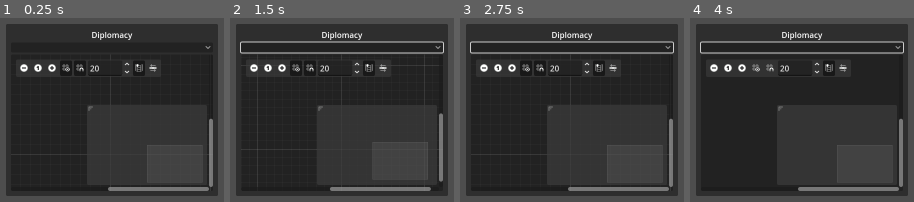
Above: before the commit, frames 1-4 (left to right).
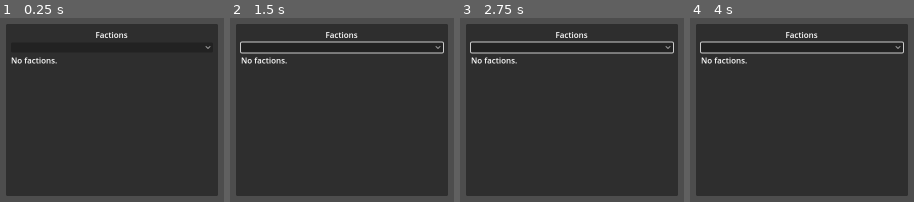
Above: after the commit, the same moments.

Repository: batazor/breakpoint
Game: Godot game, scene res://scenes/ui/diplomacy_panel.tscn
The game is run twice, just before and just after one commit, with the same random seed, the same clock (stepped at 60 frames per second) and the same inputs. This scene is started directly instead of the project's main scene.
Inputs (mouse positions are in pixels of both pictures, inside the frame that each line leads up to):
- Up to frame 1 (0.25 s): no input
- Up to frame 2 (1.5 s): click (342, 47) at 0.5 s; click (254, 67) at 1.27 s
- Up to frame 3 (2.75 s): click (511, 67) at 2.02 s
- Up to frame 4 (4 s): click (754, 67) at 2.77 s; click (770, 67) at 3.52 s

The runs differ from the first frame. In frame 1, 3.9% of the frame differs, in the area x 4-96%, y 7-95%; in frame 2, 4.0%; in frame 3, 3.9%; in frame 4, 3.7%.

Commit message:
upd

Diff:
--- a/project.godot
+++ b/project.godot
@@ -29,6 +29,10 @@
 [editor_plugins]
 
 enabled=PackedStringArray("res://addons/tile_sides_editor/plugin.cfg")
+
+[autoload]
+
+GameStore="*res://scripts/game_store.gd"
 
 [input]
 
--- a/scenes/main.tscn
+++ b/scenes/main.tscn
@@ -8,6 +8,7 @@
 [ext_resource type="PackedScene" path="res://scenes/ui/time_controls.tscn" id="6"]
 [ext_resource type="PackedScene" path="res://scenes/ui/selection_badge.tscn" id="7"]
 [ext_resource type="PackedScene" path="res://scenes/ui/help_overlay.tscn" id="8"]
+[ext_resource type="Script" path="res://scripts/faction_system.gd" id="9"]
 
 [sub_resource type="Environment" id="1"]
 
@@ -35,6 +36,9 @@
 [node name="WorldEnvironment" type="WorldEnvironment" parent="."]
 environment = SubResource("1")
 
+[node name="FactionSystem" type="Node" parent="."]
+script = ExtResource("9")
+
 [node name="DayNightCycle" type="Node3D" parent="."]
 script = ExtResource("5")
 sun_path = NodePath("../DirectionalLight3D")
--- /dev/null
+++ b/scenes/resources/coal.tscn
@@ -0,0 +1,18 @@
+[gd_scene load_steps=3 format=3]
+
+[sub_resource type="SphereMesh" id="1"]
+radius = 0.28
+rings = 14
+radial_segments = 18
+
+[sub_resource type="StandardMaterial3D" id="2"]
+albedo_color = Color(0.08, 0.08, 0.1, 1)
+roughness = 0.35
+metallic = 0.05
+
+[node name="CoalResource" type="Node3D"]
+
+[node name="Chunk" type="MeshInstance3D" parent="."]
+transform = Transform3D(1, 0, 0, 0, 1, 0, 0, 0, 1, 0, 0.28, 0)
+mesh = SubResource("1")
+material_override = SubResource("2")
--- /dev/null
+++ b/scenes/resources/gold.tscn
@@ -0,0 +1,18 @@
+[gd_scene load_steps=3 format=3]
+
+[sub_resource type="SphereMesh" id="1"]
+radius = 0.25
+rings = 18
+radial_segments = 24
+
+[sub_resource type="StandardMaterial3D" id="2"]
+albedo_color = Color(0.9, 0.75, 0.2, 1)
+metallic = 0.85
+roughness = 0.18
+
+[node name="GoldResource" type="Node3D"]
+
+[node name="Nugget" type="MeshInstance3D" parent="."]
+transform = Transform3D(1, 0, 0, 0, 1, 0, 0, 0, 1, 0, 0.25, 0)
+mesh = SubResource("1")
+material_override = SubResource("2")
--- /dev/null
+++ b/scenes/resources/wood.tscn
@@ -0,0 +1,30 @@
+[gd_scene load_steps=5 format=3]
+
+[sub_resource type="CylinderMesh" id="1"]
+radius = 0.12
+height = 0.6
+
+[sub_resource type="SphereMesh" id="2"]
+radius = 0.35
+rings = 16
+radial_segments = 24
+
+[sub_resource type="StandardMaterial3D" id="3"]
+albedo_color = Color(0.45, 0.3, 0.18, 1)
+roughness = 0.8
+
+[sub_resource type="StandardMaterial3D" id="4"]
+albedo_color = Color(0.18, 0.45, 0.2, 1)
+roughness = 0.6
+
+[node name="WoodResource" type="Node3D"]
+
+[node name="Trunk" type="MeshInstance3D" parent="."]
+transform = Transform3D(1, 0, 0, 0, 1, 0, 0, 0, 1, 0, 0.3, 0)
+mesh = SubResource("1")
+material_override = SubResource("3")
+
+[node name="Leaves" type="MeshInstance3D" parent="."]
+transform = Transform3D(1, 0, 0, 0, 1, 0, 0, 0, 1, 0, 0.75, 0)
+mesh = SubResource("2")
+material_override = SubResource("4")
--- a/scenes/ui/build_menu.tscn
+++ b/scenes/ui/build_menu.tscn
@@ -112,32 +112,31 @@
 size_flags_vertical = 3
 columns = 2
 
-[node name="Diplomacy" type="MarginContainer" parent="BuildPanel/PanelMargin/PanelVBox/Tabs"]
+[node name="Factions" type="MarginContainer" parent="BuildPanel/PanelMargin/PanelVBox/Tabs"]
 script = ExtResource("4")
-graph_edit_path = NodePath("DiploVBox/DiploGraph")
 focus_selector_path = NodePath("DiploVBox/DiploFocus")
+details_label_path = NodePath("DiploVBox/DiploDetails")
 size_flags_horizontal = 3
 size_flags_vertical = 3
 
-[node name="DiploVBox" type="VBoxContainer" parent="BuildPanel/PanelMargin/PanelVBox/Tabs/Diplomacy"]
+[node name="DiploVBox" type="VBoxContainer" parent="BuildPanel/PanelMargin/PanelVBox/Tabs/Factions"]
 size_flags_horizontal = 3
 size_flags_vertical = 3
 
-[node name="DiploTitle" type="Label" parent="BuildPanel/PanelMargin/PanelVBox/Tabs/Diplomacy/DiploVBox"]
-text = "Diplomacy"
+[node name="DiploTitle" type="Label" parent="BuildPanel/PanelMargin/PanelVBox/Tabs/Factions/DiploVBox"]
+text = "Factions"
 
-[node name="DiploFocus" type="OptionButton" parent="BuildPanel/PanelMargin/PanelVBox/Tabs/Diplomacy/DiploVBox"]
+[node name="DiploFocus" type="OptionButton" parent="BuildPanel/PanelMargin/PanelVBox/Tabs/Factions/DiploVBox"]
 unique_name_in_owner = true
 size_flags_horizontal = 3
 
-[node name="DiploGraph" type="GraphEdit" parent="BuildPanel/PanelMargin/PanelVBox/Tabs/Diplomacy/DiploVBox"]
+[node name="DiploDetails" type="RichTextLabel" parent="BuildPanel/PanelMargin/PanelVBox/Tabs/Factions/DiploVBox"]
 unique_name_in_owner = true
 size_flags_horizontal = 3
 size_flags_vertical = 3
-min_size = Vector2(360, 240)
-right_disconnects = false
-scroll_offset = Vector2(0, 0)
-zoom = 1.0
+fit_content = true
+bbcode_enabled = false
+text = "No factions."
 
 [node name="HintLabel" type="Label" parent="BuildPanel/PanelMargin/PanelVBox"]
 unique_name_in_owner = true
--- a/scenes/ui/diplomacy_panel.tscn
+++ b/scenes/ui/diplomacy_panel.tscn
@@ -5,8 +5,8 @@
 [node name="DiplomacyPanel" type="CanvasLayer"]
 layer = 4
 script = ExtResource("1")
-graph_edit_path = NodePath("Panel/Margin/VBox/Graph")
 focus_selector_path = NodePath("Panel/Margin/VBox/FocusSelect")
+details_label_path = NodePath("Panel/Margin/VBox/Details")
 
 [node name="Panel" type="PanelContainer" parent="."]
 anchor_left = 1.0
@@ -31,18 +31,17 @@
 size_flags_vertical = 3
 
 [node name="Title" type="Label" parent="Panel/Margin/VBox"]
-text = "Diplomacy"
+text = "Factions"
 horizontal_alignment = 1
 
 [node name="FocusSelect" type="OptionButton" parent="Panel/Margin/VBox"]
 unique_name_in_owner = true
 size_flags_horizontal = 3
 
-[node name="Graph" type="GraphEdit" parent="Panel/Margin/VBox"]
+[node name="Details" type="RichTextLabel" parent="Panel/Margin/VBox"]
 unique_name_in_owner = true
 size_flags_horizontal = 3
 size_flags_vertical = 3
-min_size = Vector2(380, 260)
-right_disconnects = false
-scroll_offset = Vector2(0, 0)
-zoom = 1.0
+fit_content = true
+bbcode_enabled = false
+text = "No factions."
--- a/scripts/build_controller.gd
+++ b/scripts/build_controller.gd
@@ -61,6 +61,7 @@
 var building_at: Dictionary = {} # axial -> building_id
 var building_counter: Dictionary = {} # res_id -> int
 var _current_owner_override: StringName = StringName("")
+var _default_factions_registered: bool = false
 const HEX_DIRS: Array[Vector2i] = [
 	Vector2i(1, 0),
 	Vector2i(1, -1),
@@ -69,6 +70,12 @@
 	Vector2i(-1, 1),
 	Vector2i(0, 1),
 ]
+
+
+func _enter_tree() -> void:
+	# Ensure core game data exists before UI _ready runs (Godot calls _ready bottom-up).
+	_resolve_faction_system()
+	_register_default_factions()
 
 
 func _ready() -> void:
@@ -375,6 +382,9 @@
 func _register_default_factions() -> void:
 	if faction_system == null:
 		return
+	if _default_factions_registered:
+		return
+	_default_factions_registered = true
 	var ids: Array[StringName] = []
 	ids.append_array(kingdom_factions)
 	ids.append(faction_bandits)
--- a/scripts/faction.gd
+++ b/scripts/faction.gd
@@ -6,3 +6,6 @@
 @export var relations: Dictionary = {} # FactionId -> float
 @export var assets_buildings: Array[StringName] = []
 @export var assets_cells: Array[Vector2i] = []
+@export var resources: Dictionary = {
+	"food": 0,
+} # resource_id -> int amount
--- a/scripts/faction_system.gd
+++ b/scripts/faction_system.gd
@@ -12,20 +12,36 @@
 var building_axial: Dictionary = {} # building_id -> Vector2i
 var building_position: Dictionary = {} # building_id -> Vector3
 var npc_data: Dictionary = {} # npc_id -> NPC
+var game_store: Node
+
+signal resources_changed(faction_id: StringName, resource_id: StringName, amount: int)
 
 signal building_transferred(building_id: StringName, new_owner: StringName)
 signal role_assigned(building_id: StringName, role_id: StringName, npc_id: StringName)
 signal role_vacated(building_id: StringName, role_id: StringName, npc_id: StringName)
+signal factions_changed
+
+
+func _enter_tree() -> void:
+	# Group early so other nodes can find the system during their _ready.
+	add_to_group("faction_system")
 
 
 func _ready() -> void:
-	add_to_group("faction_system")
+	_resolve_game_store()
 
 
 func register_faction(faction: Faction) -> void:
 	if faction == null or faction.id == StringName(""):
 		return
+	if faction.resources == null:
+		faction.resources = {}
 	factions[faction.id] = faction
+	if game_store == null:
+		_resolve_game_store()
+	if game_store != null:
+		game_store.register_faction(faction)
+	emit_signal("factions_changed")
 
 
 func register_npc(npc: NPC) -> void:
@@ -103,6 +119,38 @@
 	return building_position.get(building_id, Vector3.ZERO)
 
 
+func resource_amount(faction_id: StringName, resource_id: StringName) -> int:
+	var f: Faction = factions.get(faction_id, null)
+	if f == null or resource_id == StringName(""):
+		return 0
+	return int(f.resources.get(resource_id, 0))
+
+
+func add_resource(faction_id: StringName, resource_id: StringName, amount: int) -> void:
+	if amount == 0 or faction_id == StringName("") or resource_id == StringName(""):
+		return
+	var f: Faction = factions.get(faction_id, null)
+	if f == null:
+		return
+	var current: int = int(f.resources.get(resource_id, 0))
+	var next: int = current + amount
+	if next < 0:
+		next = 0
+	f.resources[resource_id] = next
+	emit_signal("resources_changed", faction_id, resource_id, next)
+
+
+func set_resource_amount(faction_id: StringName, resource_id: StringName, amount: int) -> void:
+	if faction_id == StringName("") or resource_id == StringName(""):
+		return
+	var f: Faction = factions.get(faction_id, null)
+	if f == null:
+		return
+	var next: int = max(amount, 0)
+	f.resources[resource_id] = next
+	emit_signal("resources_changed", faction_id, resource_id, next)
+
+
 func _add_asset_building(faction_id: StringName, building_id: StringName) -> void:
 	if faction_id == StringName(""):
 		return
@@ -120,3 +168,11 @@
 	if f == null:
 		return
 	f.assets_buildings.erase(building_id)
+
+
+func _resolve_game_store() -> void:
+	if game_store != null:
+		return
+	game_store = get_tree().get_first_node_in_group("game_store") as GameStore
+	if game_store == null:
+		game_store = get_node_or_null("/root/GameStore") as GameStore
--- a/scripts/game_resource.gd
+++ b/scripts/game_resource.gd
@@ -9,6 +9,7 @@
 @export var category: String = "resource"
 @export var description: String = ""
 @export var roles: Array = [] # Array[Dictionary] {role_id, max_slots}
+@export var resource_delta_per_hour: Dictionary = {} # resource_id -> int (positive = produce, negative = consume)
 
 
 func can_build_on(biome_name: String) -> bool:
--- /dev/null
+++ b/scripts/game_store.gd
@@ -0,0 +1,24 @@
+extends Node
+
+signal factions_changed
+signal world_ready
+
+var factions: Dictionary = {}
+
+
+func _enter_tree() -> void:
+	# Register group early so other nodes can find the store during their _ready.
+	add_to_group("game_store")
+
+
+func register_faction(faction) -> void:
+	if faction == null or not ("id" in faction) or String(faction.id).is_empty():
+		return
+	factions[faction.id] = faction
+	emit_signal("factions_changed")
+	if is_ready():
+		emit_signal("world_ready")
+
+
+func is_ready() -> bool:
+	return factions.size() > 0
--- a/scripts/ui/build_menu.gd
+++ b/scripts/ui/build_menu.gd
@@ -8,7 +8,7 @@
 @export var resources: Array[GameResource] = []
 @export var buildings: Array[GameResource] = []
 @export var characters: Array[GameResource] = []
-@export var resources_yaml_path: String = "res://resources.yaml"
+@export var resources_yaml_path: String = "res://building.yaml"
 @export var use_yaml_resources: bool = true
 
 @onready var resources_grid: GridContainer = %ResourcesGrid
@@ -137,6 +137,8 @@
 
 		if entry.has("roles") and entry["roles"] is Array:
 			res.roles = entry["roles"]
+		if entry.has("resource_delta_per_hour") and entry["resource_delta_per_hour"] is Dictionary:
+			res.resource_delta_per_hour = entry["resource_delta_per_hour"]
 
 		res.category = String(entry.get("category", "resource")).to_lower()
 		parsed.append(res)
@@ -288,6 +290,8 @@
 	var collecting_list := false
 	var collecting_roles := false
 	var current_role: Dictionary = {}
+	var collecting_dict := false
+	var current_dict_key := ""
 
 	for line in lines:
 		var trimmed := line.strip_edges()
@@ -307,6 +311,8 @@
 					current["roles"].append(current_role.duplicate())
 				collecting_roles = false
 				current_role = {}
+			collecting_dict = false
+			current_dict_key = ""
 			_commit_resource_entry(entries, current)
 			current = {"key": trimmed.rstrip(":")}
 			collecting_list = false
@@ -318,6 +324,12 @@
 		if trimmed == "buildable_tiles:":
 			collecting_list = true
 			current["buildable_tiles"] = []
+			continue
+
+		if trimmed == "resource_delta_per_hour:":
+			collecting_dict = true
+			current_dict_key = "resource_delta_per_hour"
+			current[current_dict_key] = {}
 			continue
 
 		if trimmed == "roles:":
@@ -350,6 +362,17 @@
 			current["buildable_tiles"].append(val)
 			continue
 
+		if collecting_dict:
+			if trimmed.find(":") >= 0:
+				var sep_d := trimmed.find(":")
+				var k_d := trimmed.substr(0, sep_d).strip_edges()
+				var v_d := trimmed.substr(sep_d + 1, trimmed.length()).strip_edges()
+				current[current_dict_key][k_d] = _parse_scalar(v_d)
+				continue
+			else:
+				collecting_dict = false
+				current_dict_key = ""
+
 		collecting_list = false
 		var sep := trimmed.find(":")
 		if sep < 0:
--- a/scripts/ui/diplomacy_panel.gd
+++ b/scripts/ui/diplomacy_panel.gd
@@ -5,22 +5,35 @@
 const FactionRes = preload("res://scripts/faction.gd")
 
 @export var faction_system_path: NodePath
-@export var graph_edit_path: NodePath
 @export var focus_selector_path: NodePath
+@export var details_label_path: NodePath
 
 var faction_system: FactionSystemRes
-var graph_edit: GraphEdit
+var game_store: Node
 var focus_selector: OptionButton
+var details_label: RichTextLabel
 
 
 func _ready() -> void:
-	graph_edit = get_node_or_null(graph_edit_path) as GraphEdit
 	focus_selector = get_node_or_null(focus_selector_path) as OptionButton
+	details_label = get_node_or_null(details_label_path) as RichTextLabel
+	_resolve_game_store()
 	_resolve_faction_system()
+	if game_store != null:
+		if not game_store.factions_changed.is_connected(_on_factions_changed):
+			game_store.factions_changed.connect(_on_factions_changed)
+		if not game_store.world_ready.is_connected(_on_world_ready):
+			game_store.world_ready.connect(_on_world_ready)
+	if game_store != null and not game_store.factions_changed.is_connected(_on_factions_changed):
+		game_store.factions_changed.connect(_on_factions_changed)
+	if faction_system != null and not faction_system.factions_changed.is_connected(_on_factions_changed):
+		faction_system.factions_changed.connect(_on_factions_changed)
+	if faction_system != null and not faction_system.resources_changed.is_connected(_on_resources_changed):
+		faction_system.resources_changed.connect(_on_resources_changed)
 	_refresh_selector()
 	if focus_selector != null:
 		focus_selector.item_selected.connect(_on_focus_selected)
-	_rebuild_graph()
+	_render_text()
 
 
 func _resolve_faction_system() -> void:
@@ -42,7 +55,7 @@
 
 
 func _on_focus_selected(_index: int) -> void:
-	_rebuild_graph()
+	_render_text()
 
 
 func _focus_faction() -> StringName:
@@ -57,60 +70,22 @@
 
 
 func _faction_ids() -> Array[StringName]:
+	if game_store != null:
+		var ids: Array[StringName] = []
+		for k in game_store.factions.keys():
+			if String(k) != "":
+				ids.append(k)
+		ids.sort()
+		if not ids.is_empty():
+			return ids
 	if faction_system == null:
 		return []
-	var ids: Array[StringName] = []
+	var ids_fs: Array[StringName] = []
 	for k in faction_system.factions.keys():
 		if String(k) != "":
-			ids.append(k)
-	ids.sort()
-	return ids
-
-
-func _rebuild_graph() -> void:
-	if graph_edit == null:
-		return
-	graph_edit.clear_connections()
-	for child in graph_edit.get_children():
-		child.queue_free()
-
-	var ids := _faction_ids()
-	if ids.is_empty():
-		return
-	var focus := _focus_faction()
-	if focus == StringName("") and ids.size() > 0:
-		focus = ids[0]
-
-	var radius := 220.0
-	var center := Vector2(300, 220)
-	for i in range(ids.size()):
-		var fid := ids[i]
-		var angle := TAU * float(i) / float(max(ids.size(), 1))
-		var pos := center + Vector2(cos(angle), sin(angle)) * radius
-		_add_node(fid, pos, focus)
-
-	# Connect focus to others to visualize relations
-	for fid in ids:
-		if fid == focus:
-			continue
-		graph_edit.connect_node(str(focus), 0, str(fid), 0)
-
-
-func _add_node(fid: StringName, pos: Vector2, focus: StringName) -> void:
-	var node := GraphNode.new()
-	node.name = str(fid)
-	node.title = str(fid)
-	node.draggable = true
-	node.position_offset = pos
-	var relation := _relation_between(fid, focus)
-	var color := _relation_color(relation)
-	node.set_slot(0, true, 0, color, true, 0, color, null, null)
-	var label := Label.new()
-	label.text = "Relation to %s: %.2f" % [str(focus), relation]
-	label.autowrap_mode = TextServer.AUTOWRAP_WORD
-	label.size_flags_horizontal = Control.SIZE_EXPAND_FILL
-	node.add_child(label)
-	graph_edit.add_child(node)
+			ids_fs.append(k)
+	ids_fs.sort()
+	return ids_fs
 
 
 func _relation_between(a: StringName, b: StringName) -> float:
@@ -127,3 +102,92 @@
 	# Green positive, red negative
 	var t: float = clamp((rel + 1.0) * 0.5, 0.0, 1.0)
 	return Color(1.0 - t, t, 0.2)
+
+
+func _resources_summary(fid: StringName) -> String:
+	var source_faction: FactionRes = null
+	if game_store != null:
+		source_faction = game_store.factions.get(fid, null)
+	if source_faction == null and faction_system != null:
+		source_faction = faction_system.factions.get(fid, null)
+	if source_faction == null:
+		return "Resources: —"
+	var f: FactionRes = source_faction
+	if f == null or f.resources == null or f.resources.is_empty():
+		return "Resources: —"
+	var parts: Array[String] = []
+	for key in f.resources.keys():
+		var amt: int = int(f.resources[key])
+		parts.append("%s: %s" % [str(key), str(amt)])
+	parts.sort()
+	return "Resources: " + ", ".join(parts)
+
+
+func _faction_by_id(fid: StringName) -> FactionRes:
+	if game_store != null and ("factions" in game_store):
+		var f1: Variant = game_store.factions.get(fid, null)
+		if f1 is FactionRes:
+			return f1
+	if faction_system != null:
+		var f2: Variant = faction_system.factions.get(fid, null)
+		if f2 is FactionRes:
+			return f2
+	return null
+
+
+func _render_text() -> void:
+	if details_label == null:
+		return
+	var ids := _faction_ids()
+	if ids.is_empty():
+		details_label.text = "No factions."
+		return
+	var focus := _focus_faction()
+	if focus == StringName("") and ids.size() > 0:
+		focus = ids[0]
+	var focus_f := _faction_by_id(focus)
+	var lines: Array[String] = []
+	lines.append("Faction: %s" % str(focus))
+	lines.append("")
+	# Resources
+	if focus_f == null or focus_f.resources == null or focus_f.resources.is_empty():
+		lines.append("Resources: —")
+	else:
+		var res_parts: Array[String] = []
+		for k in focus_f.resources.keys():
+			res_parts.append("%s: %d" % [str(k), int(focus_f.resources[k])])
+		res_parts.sort()
+		lines.append("Resources: " + ", ".join(res_parts))
+	lines.append("")
+	# Relations
+	lines.append("Relations:")
+	for other in ids:
+		if other == focus:
+			continue
+		var v: float = 0.0
+		if focus_f != null:
+			v = float(focus_f.relations.get(other, 0.0))
+		lines.append("  - %s: %.2f" % [str(other), v])
+	details_label.text = "\n".join(lines)
+
+
+func _on_resources_changed(_fid: StringName, _res_id: StringName, _amt: int) -> void:
+	_render_text()
+
+
+func _on_factions_changed() -> void:
+	_refresh_selector()
+	_render_text()
+
+
+func _on_world_ready() -> void:
+	_refresh_selector()
+	_render_text()
+
+
+func _resolve_game_store() -> void:
+	if game_store != null:
+		return
+	game_store = get_tree().get_first_node_in_group("game_store")
+	if game_store == null:
+		game_store = get_node_or_null("/root/GameStore")
--- a/scripts/ui/resource_card.gd
+++ b/scripts/ui/resource_card.gd
@@ -59,6 +59,14 @@
 	var lines: Array[String] = []
 	if not String(resource.description).is_empty():
 		lines.append(resource.description)
+	if resource.resource_delta_per_hour.size() > 0:
+		var parts: Array[String] = []
+		for key in resource.resource_delta_per_hour.keys():
+			var amount: int = int(resource.resource_delta_per_hour[key])
+			var sign := "+" if amount >= 0 else ""
+			parts.append("%s%s/hr %s" % [sign, str(amount), str(key)])
+		parts.sort()
+		lines.append("Per hour: %s" % ", ".join(parts))
 	if resource.buildable_tiles.is_empty():
 		lines.append("Buildable on any tile.")
 	else:
Not shown, changed: building.yaml
Not shown: 1 places in scenes/main.tscn that only renumber resources
Not shown, added: scripts/game_store.gd.uid
